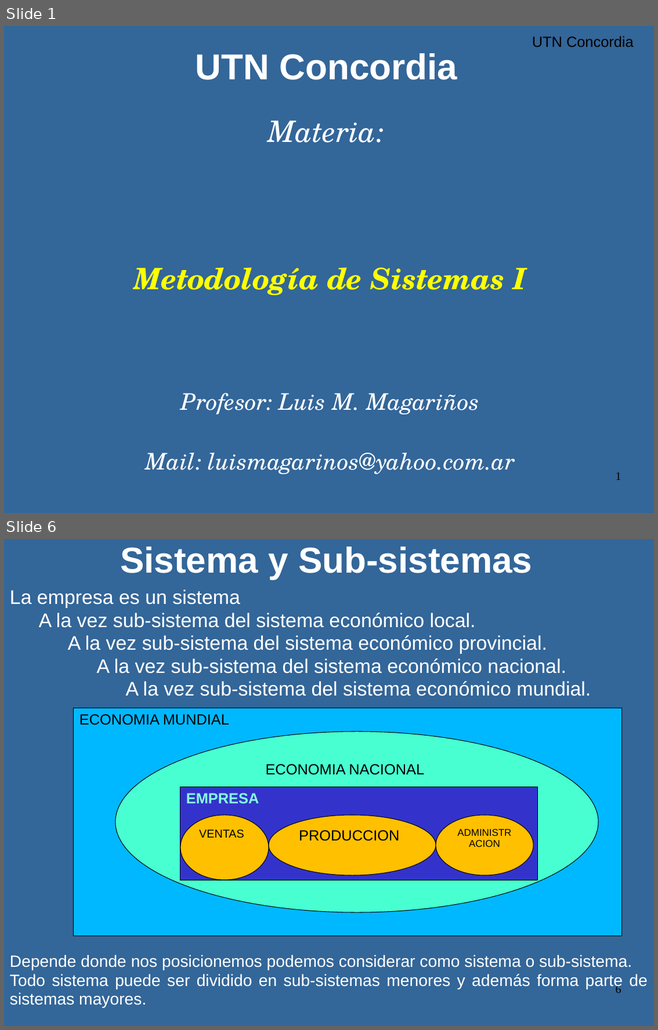
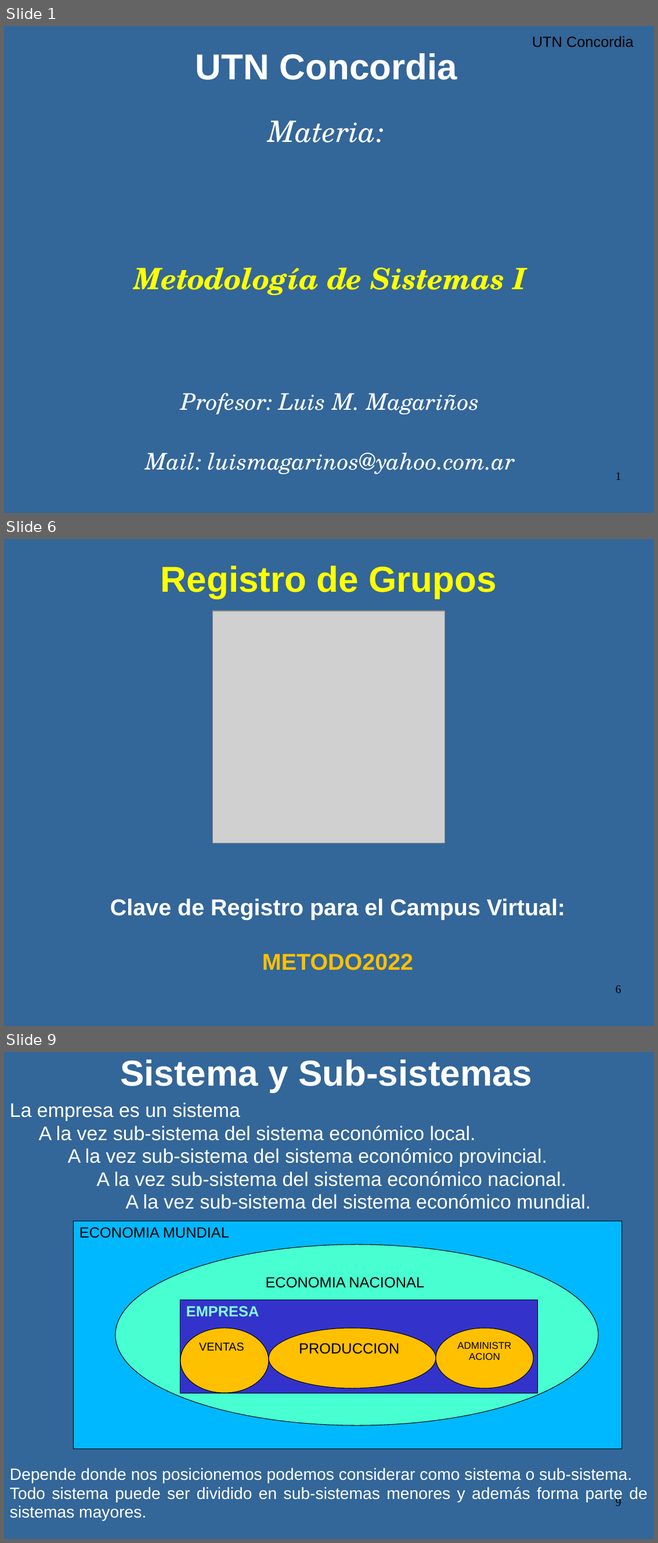
Before and after one commit to luismagarinos/Material-de-estudio-2023---MOO, a slide deck: Metodologia de Sistemas 2023.ppt. Shown one above the other, each under a label of ours: slides 1 and 6 before the commit, slides 1, 6 and 9 after it; the slides between them are not shown. The pictures are 658x1030 and 658x1543 pixels, drawn with LibreOffice and Linux fonts; fonts in the diff are those of the drawing; grey boxes stand for pictures. Boxes give left, top, right and bottom in pixels: in the first picture for what was removed or moved away, otherwise in the second. Text is boxed around its words. In the diff, an @@ line names an element or a change of style, - is before the commit and + after.

```diff
--- a/Metodologia de Sistemas 2023.ppt
+++ b/Metodologia de Sistemas 2023.ppt
@@ slide 6 added at [4, 539, 654, 1026], background #336699 @@
@@ title added at [161, 566, 496, 598], 44 pt, text #FFFF00, bold @@
+Registro de Grupos
@@ picture added at [213, 611, 445, 843] @@
@@ text added at [110, 899, 565, 971], 28 pt, text #FFFFFF, bold @@
+Clave de Registro para el Campus Virtual:
+METODO2022
@@ page number added at [615, 986, 621, 993], 14 pt, text #000000 @@
+6
@@ what was slide 6 is now slide 9 @@
@@ page number at [615, 1497, 621, 1506]: text changed @@
-6
+9
```
Also in this commit, not shown: 12 slides changed, 3 other slides added, 1 slide removed.
